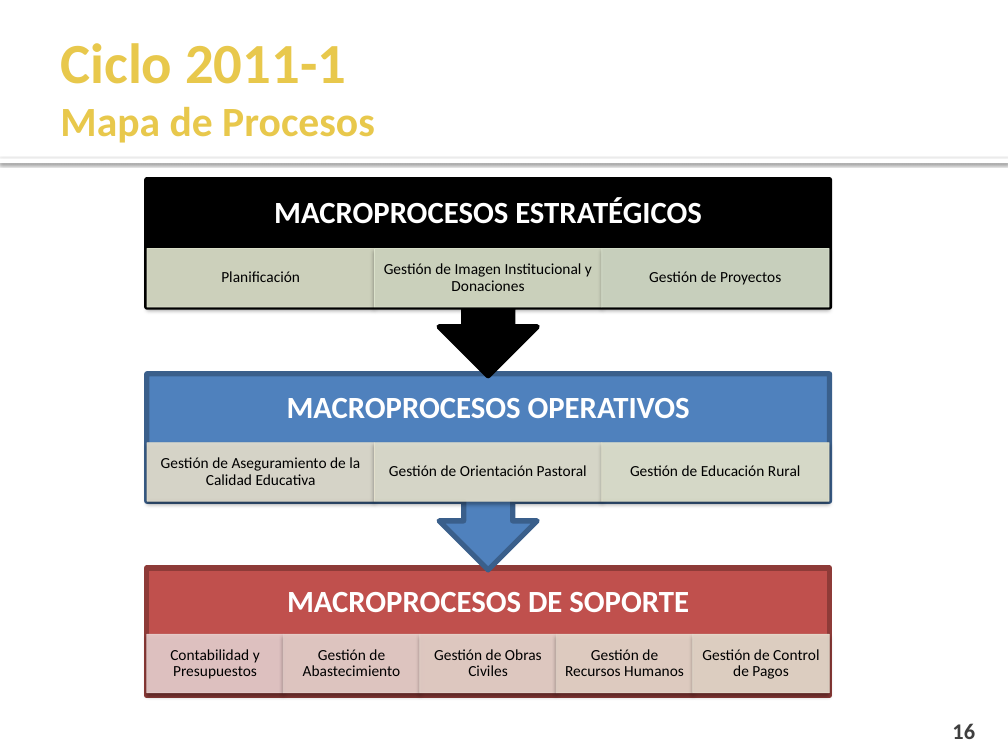
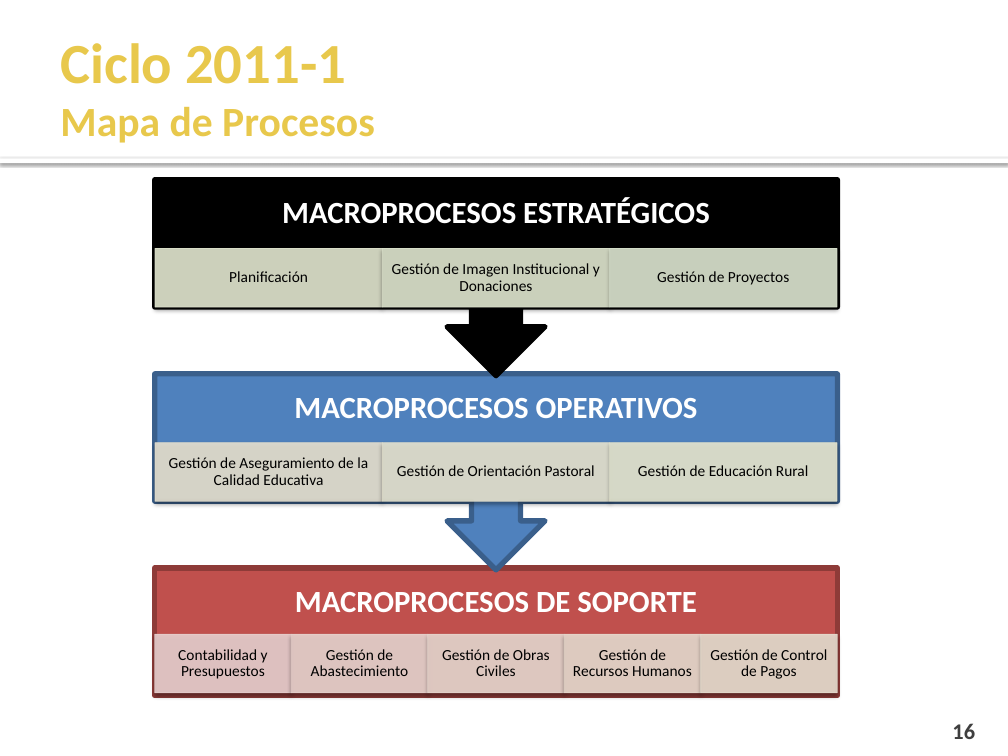
Before and after one commit to cms/proyecto-fya, a slide deck: slide 16 of Presentacion Final Ciclo 2011-1/Presentación Semana 17.pptx. Drawn at 1008x756 pixels with LibreOffice and Linux fonts; fonts in the diff are those of the drawing; background and template pictures are left out. Boxes give left, top, right and bottom in pixels: in the first picture for what was removed or moved away, otherwise in the second. Text is boxed around its words. In the diff, an @@ line names an element or a change of style, - is before the commit and + after.

```diff
--- a/Presentacion Final Ciclo 2011-1/Presentación Semana 17.pptx
+++ b/Presentacion Final Ciclo 2011-1/Presentación Semana 17.pptx
@@ 13 texts, 11 rectangles, 2 up arrow callouts: place and size @@
-13 texts, 11 rectangles, 2 up arrow callouts at bbox=[147, 179, 830, 695]
+13 texts, 11 rectangles, 2 up arrow callouts at bbox=[155, 179, 838, 695]
@@ text "Gestión de Obras Civiles": place and size @@
-text "Gestión de Obras Civiles" at bbox=[434, 649, 542, 676]
+text "Gestión de Obras Civiles" at bbox=[442, 649, 550, 676]
@@ rectangle: place and size @@
-rectangle at bbox=[420, 634, 556, 692]
+rectangle at bbox=[427, 634, 563, 692]
```
Also in this commit, not shown: 12 other slides changed.
